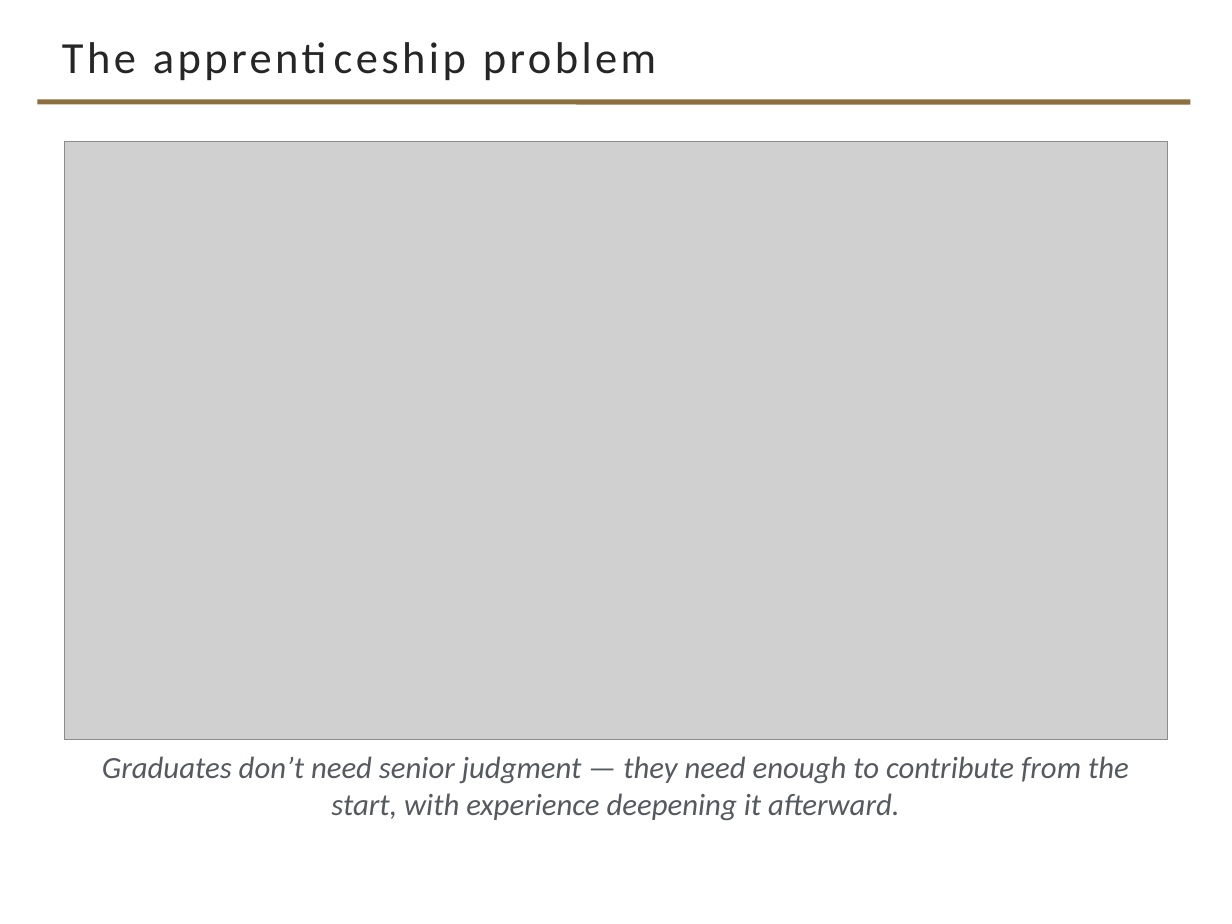
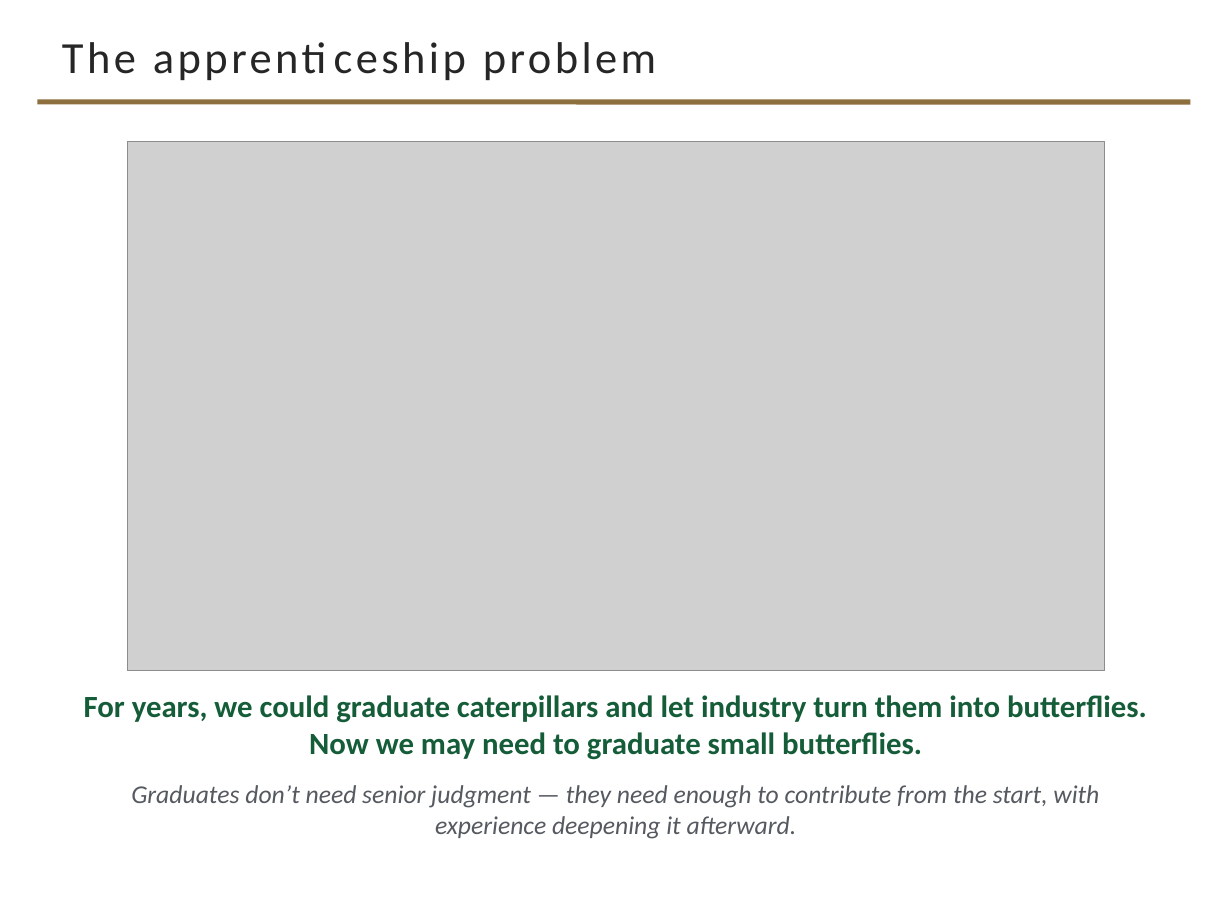
Before and after one commit to davisjam/model-based-agentic-software-engineering, a slide deck: slide 48 of resources/talks/Davis-PurPL-Fall2026.pptx. Drawn at 1232x924 pixels with LibreOffice and Linux fonts; fonts in the diff are those of the drawing; grey boxes stand for pictures; background and template pictures are left out. Boxes give left, top, right and bottom in pixels: in the first picture for what was removed or moved away, otherwise in the second. Text is boxed around its words. In the diff, an @@ line names an element or a change of style, - is before the commit and + after.

```diff
--- a/resources/talks/Davis-PurPL-Fall2026.pptx
+++ b/resources/talks/Davis-PurPL-Fall2026.pptx
@@ picture: place and size @@
-picture at bbox=[64, 142, 1167, 739]
+picture at bbox=[127, 142, 1104, 671]
@@ text "For years, we could graduate ...": place and size @@
-text "For years, we could graduate ..." at bbox=[102, 756, 1129, 821]
+text "For years, we could graduate ..." at bbox=[84, 695, 1147, 839]
@@ text at bbox=[84, 695, 1147, 760]: paragraph added @@
+For years, we could graduate caterpillars and let industry turn them into butterflies. Now we may need to graduate small butterflies.
@@ text at bbox=[131, 785, 1099, 839]: size 18 to 15 pt in "Graduates don’t need senior judgment — they ..." @@
```
Also in this commit, not shown: 1 other slide changed.
